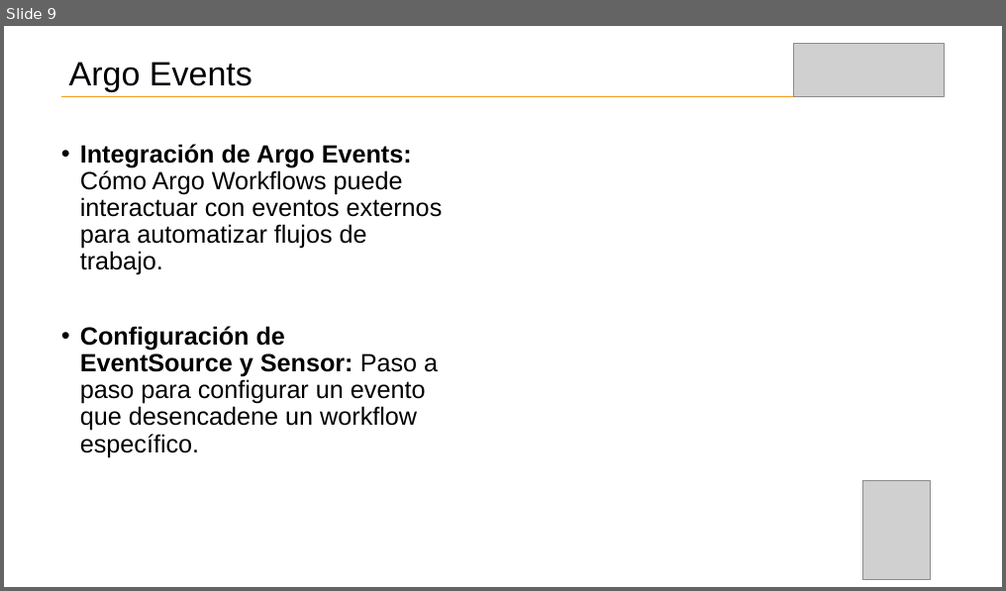
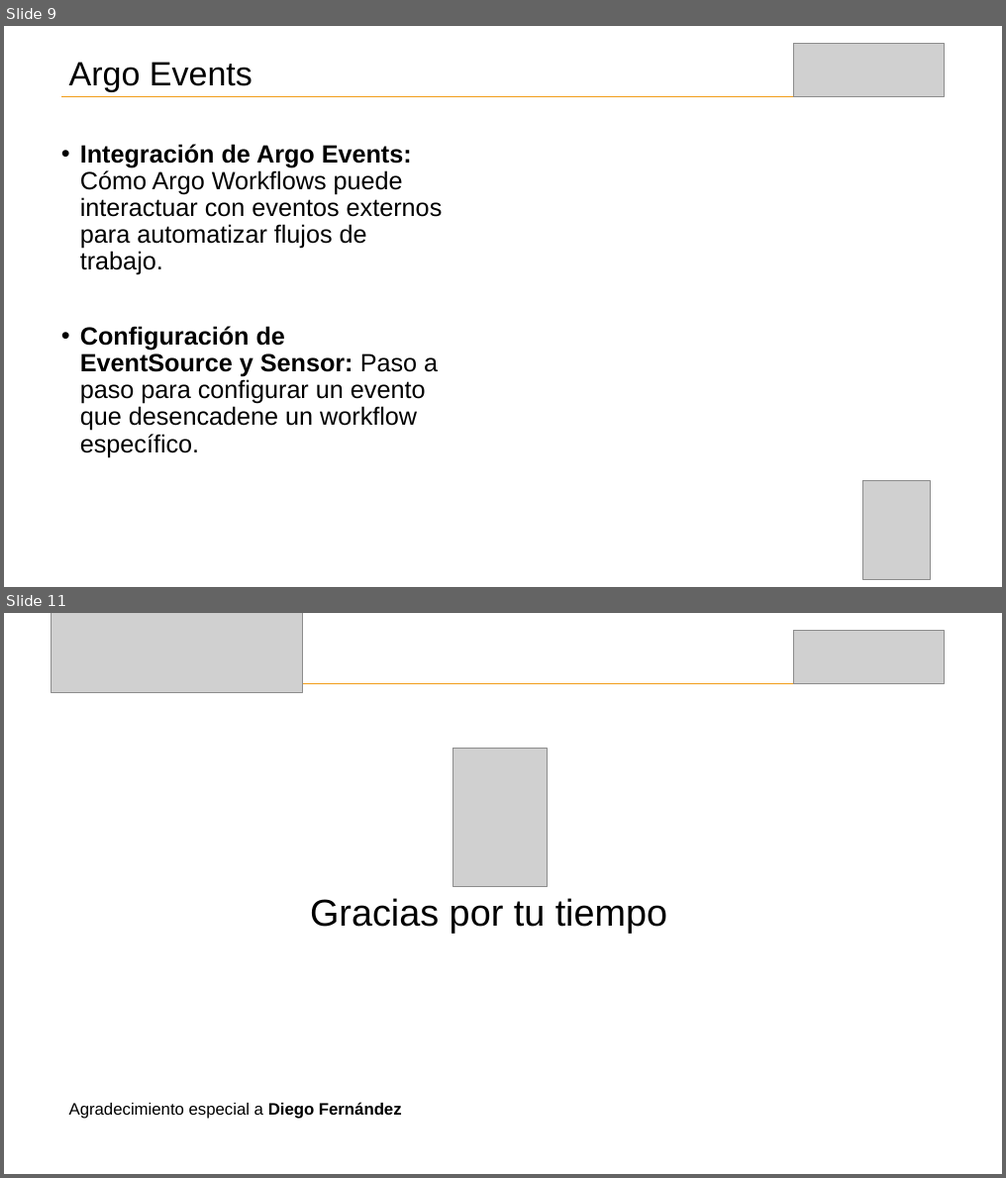
Before and after one commit to myworkshops/argo-workflows, a slide deck: documentation/argoworkflows.pptx. Shown one above the other, each under a label of ours: slide 9 before the commit, slides 9 and 11 after it; the slides between them are not shown. The pictures are 1006x591 and 1006x1178 pixels, drawn with LibreOffice and Linux fonts; fonts in the diff are those of the drawing; grey boxes stand for pictures. Boxes give left, top, right and bottom in pixels: in the first picture for what was removed or moved away, otherwise in the second. Text is boxed around its words. In the diff, an @@ line names an element or a change of style, - is before the commit and + after.

```diff
--- a/documentation/argoworkflows.pptx
+++ b/documentation/argoworkflows.pptx
@@ slide 11 added at [4,613,1002,1174], background #FFFFFF @@
@@ picture added at [52,613,303,692] @@
@@ picture added at [794,630,944,683] @@
@@ line added from (61, 683) to (939, 683), #F19D19 1 pt @@
@@ picture added at [452,748,547,886] @@
@@ title added at [310,898,667,933], 36 pt, text #000000 @@
+Gracias por tu tiempo
@@ text added at [69,1102,402,1119], 16 pt, text #000000 @@
+Agradecimiento especial a Diego Fernández
```
Also in this commit, not shown: 1 slide changed.
